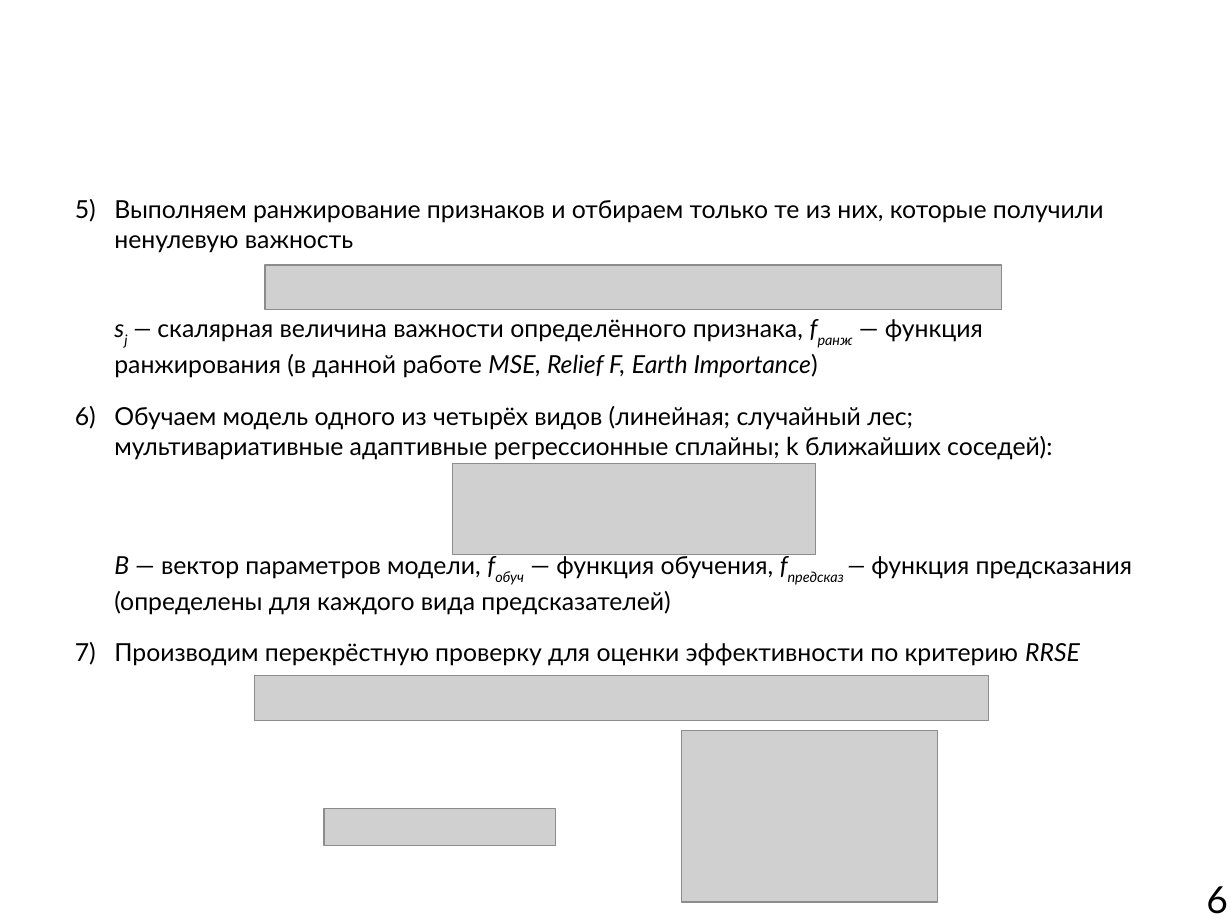
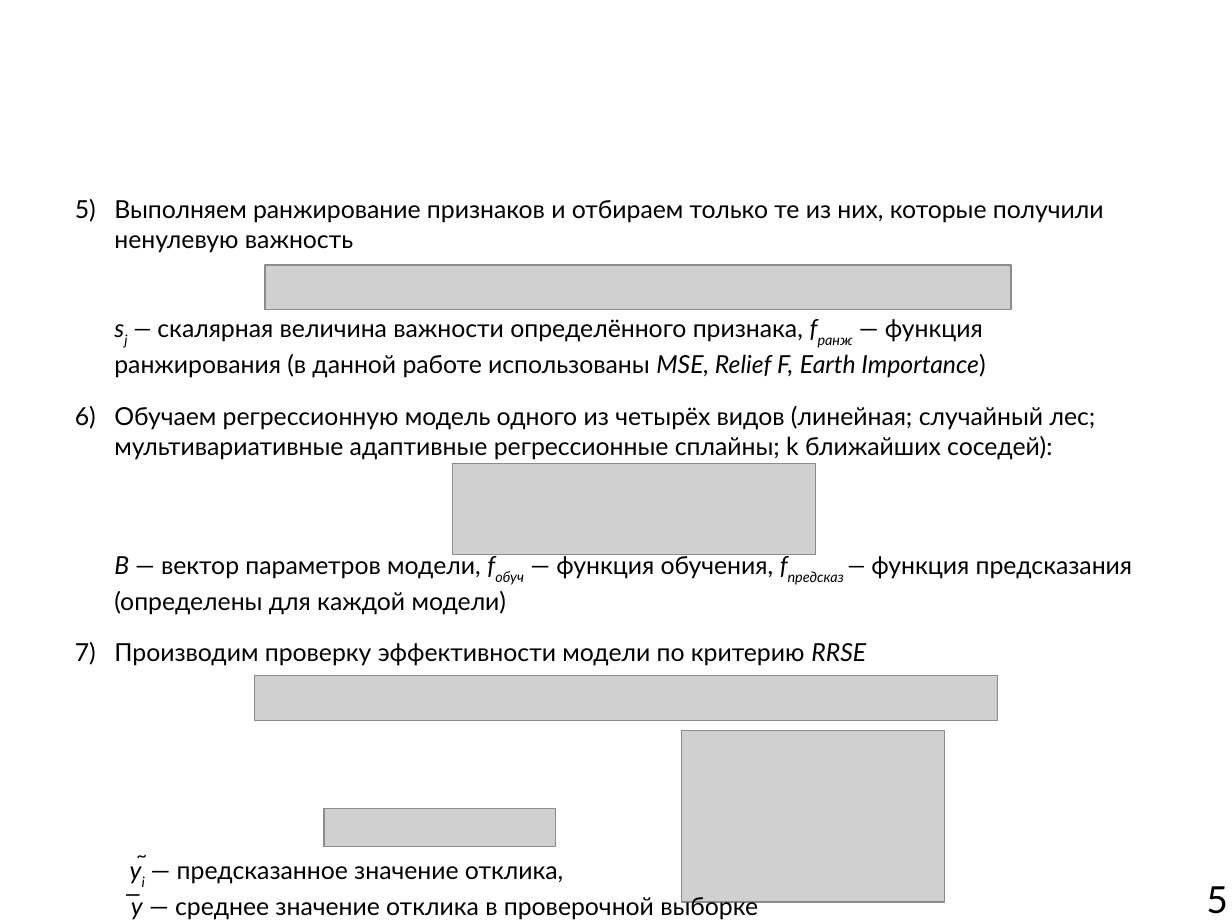
Before and after one commit to mkpankov/adaptor, a slide deck: slide 5 of diploma/defense/brochure.odp (slide 6 before the commit). Drawn at 1232x924 pixels with LibreOffice and Linux fonts; fonts in the diff are those of the drawing; grey boxes stand for pictures; background and template pictures are left out. Boxes give left, top, right and bottom in pixels: in the first picture for what was removed or moved away, otherwise in the second. Text is boxed around its words. In the diff, an @@ line names an element or a change of style, - is before the commit and + after.

```diff
--- a/diploma/defense/brochure.odp
+++ b/diploma/defense/brochure.odp
@@ text at bbox=[114, 200, 1133, 666]: text changed @@
-5) Выполняем ранжирование признаков и отбираем только те из них, которые получили ненулевую важность
-   sj — скалярная величина важности определённого признака, fранж — функция ранжирования (в данной работе MSE, Relief F, Earth Importance)
-6) Обучаем модель одного из четырёх видов (линейная; случайный лес; мультивариативные адаптивные регрессионные сплайны; k ближайших соседей):
-   B — вектор параметров модели, fобуч — функция обучения, fпредсказ — функция предсказания (определены для каждого вида предсказателей)
-7) Производим перекрёстную проверку для оценки эффективности по критерию RRSE
+5) Выполняем ранжирование признаков и отбираем только те из них, которые получили ненулевую важность
+   sj — скалярная величина важности определённого признака, fранж — функция ранжирования (в данной работе использованы MSE, Relief F, Earth Importance)
+6) Обучаем регрессионную модель одного из четырёх видов (линейная; случайный лес; мультивариативные адаптивные регрессионные сплайны; k ближайших соседей):
+   B — вектор параметров модели, fобуч — функция обучения, fпредсказ — функция предсказания (определены для каждой модели)
+7) Производим проверку эффективности модели по критерию RRSE
@@ picture: place and size @@
-picture at bbox=[265, 265, 1002, 310]
+picture at bbox=[265, 265, 1012, 310]
@@ picture: place and size @@
-picture at bbox=[255, 675, 989, 720]
+picture at bbox=[255, 675, 998, 720]
@@ picture: place and size @@
-picture at bbox=[682, 731, 938, 902]
+picture at bbox=[682, 731, 945, 902]
@@ text added at bbox=[125, 838, 161, 875], 12 pt, text #000000, italic @@
+~
@@ text added at bbox=[131, 866, 758, 920], 16 pt, text #000000 @@
+yi — предсказанное значение отклика,
+̅y — среднее значение отклика в проверочной выборке
@@ page number at bbox=[1206, 886, 1228, 914]: text changed @@
-6
+5
```
Also in this commit, not shown: 7 other slides changed.
